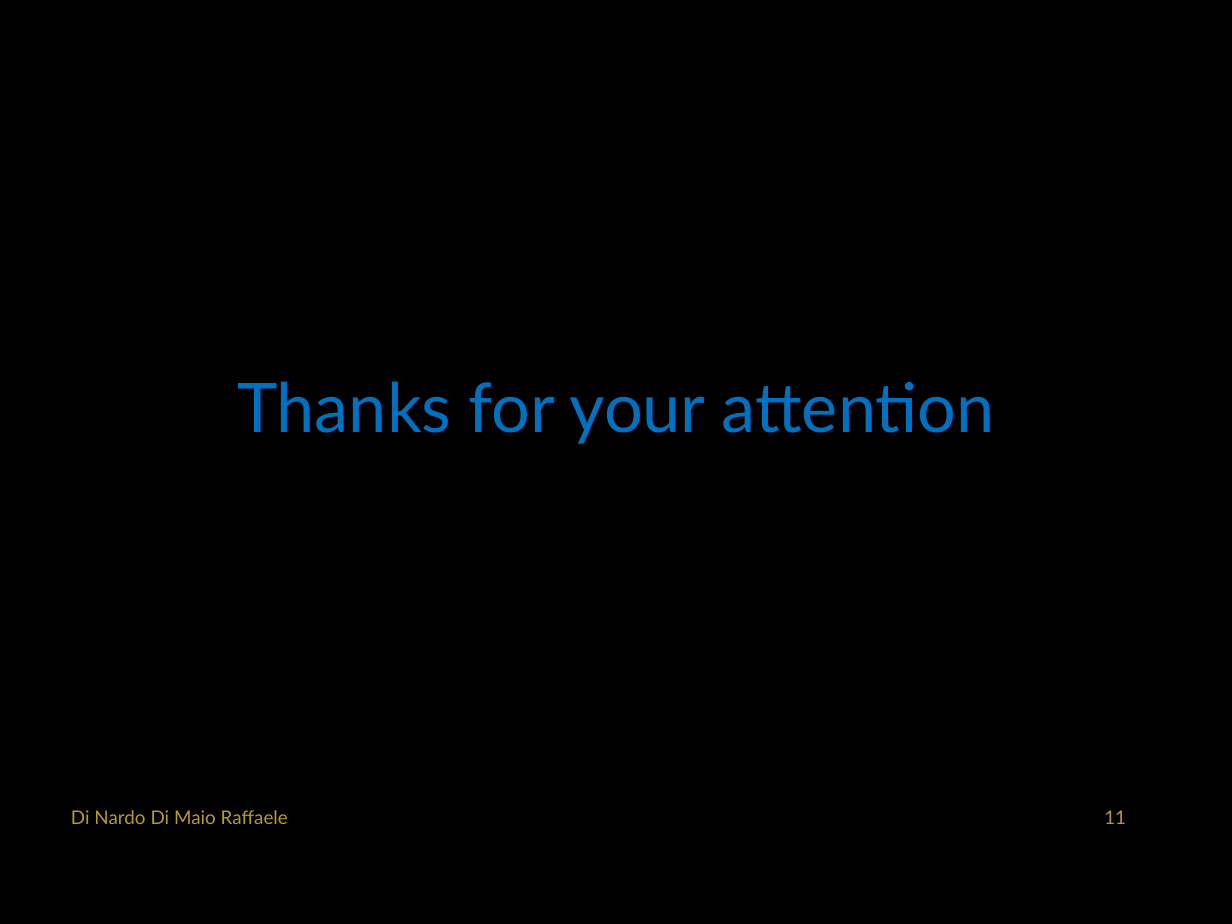
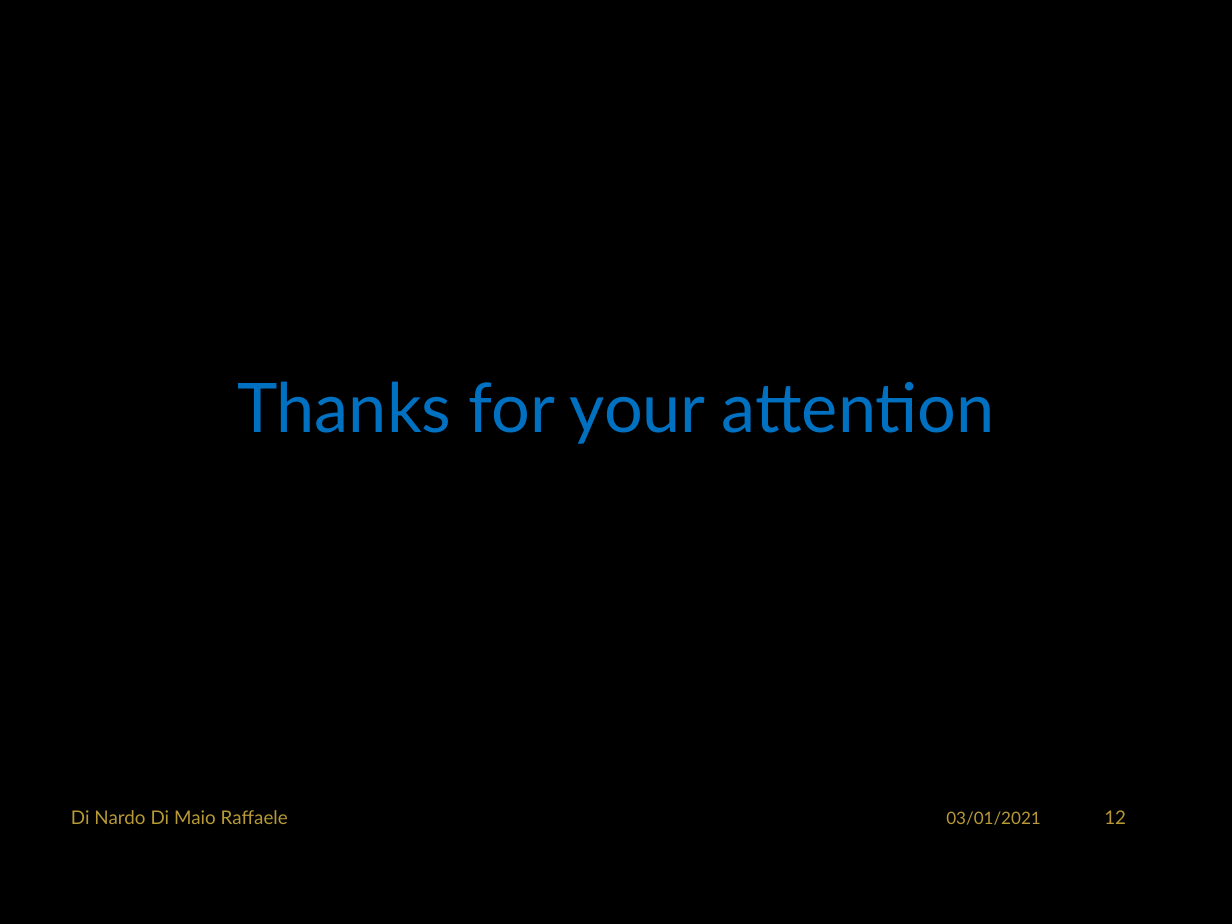
Before and after one commit to RaffaDNDM/AcCAPPCHA, a slide deck: slide 13 of Thesis/AcCAPPCHA.pptx (slide 12 before the commit). Drawn at 1232x924 pixels with LibreOffice and Linux fonts; fonts in the diff are those of the drawing; background and template pictures are left out. Boxes give left, top, right and bottom in pixels: in the first picture for what was removed or moved away, otherwise in the second. Text is boxed around its words. In the diff, an @@ line names an element or a change of style, - is before the commit and + after.

```diff
--- a/Thesis/AcCAPPCHA.pptx
+++ b/Thesis/AcCAPPCHA.pptx
@@ text added at (946, 811, 1041, 825), 10 pt, text #B79935 @@
+03/01/2021
@@ page number at (1104, 810, 1126, 824): text changed @@
-11
+12
```
Also in this commit, not shown: 10 other slides changed, 2 slides added, 1 slide removed.
